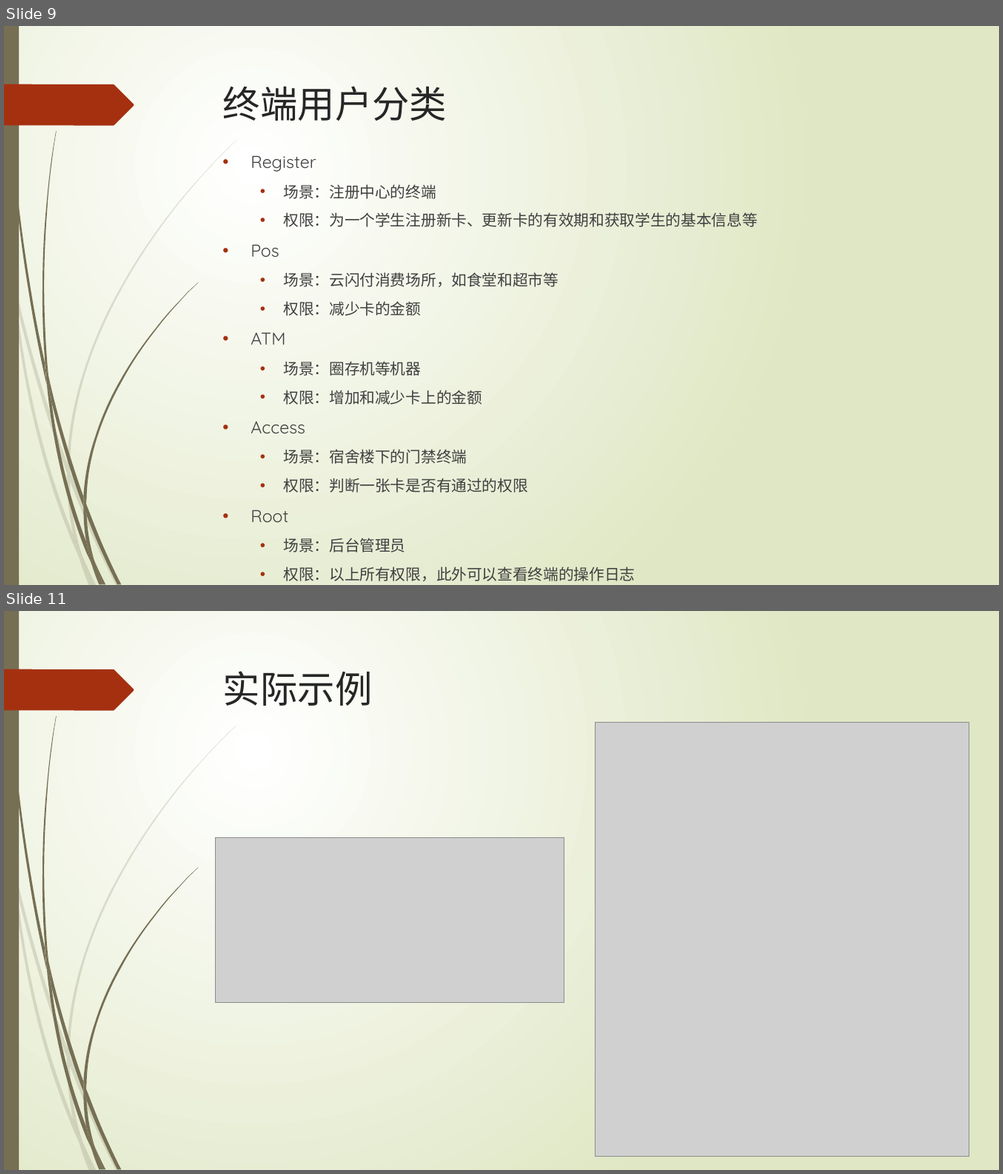
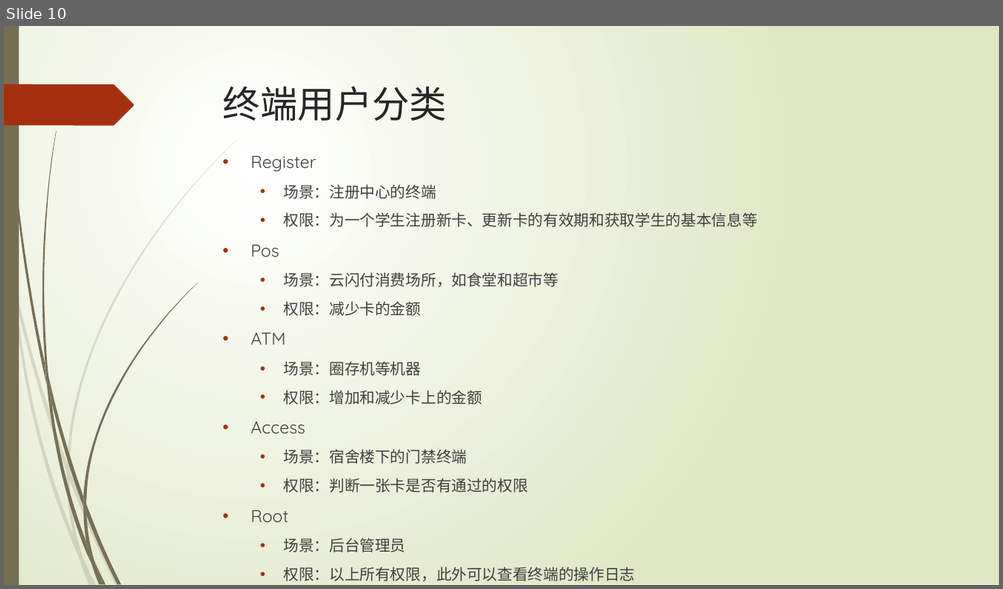
Before and after one commit to lizeyan/Card, a slide deck: pre.pptx. Shown one above the other, each under a label of ours: slides 9 and 11 before the commit, slide 10 after it; the slides between them are not shown. The pictures are 1003x1174 and 1003x589 pixels, drawn with LibreOffice and Linux fonts; fonts in the diff are those of the drawing; grey boxes stand for pictures. Boxes give left, top, right and bottom in pixels: in the first picture for what was removed or moved away, otherwise in the second. Text is boxed around its words. In the diff, an @@ line names an element or a change of style, - is before the commit and + after.

```diff
--- a/pre.pptx
+++ b/pre.pptx
@@ slide 11 removed at <box>4,611,999,1170</box>, background gradient #FFFFFF to #DFE8C4; not listed: 24 template elements that a slide beside it also shows @@
@@ title removed at <box>223,671,373,706</box> @@
-实际示例
@@ picture removed at <box>595,722,969,1157</box> @@
@@ picture removed at <box>216,838,564,1002</box> @@
@@ what was slide 9 is now slide 10 @@
```
Also in this commit, not shown: 3 slides changed, 3 slides added, 7 other files.
